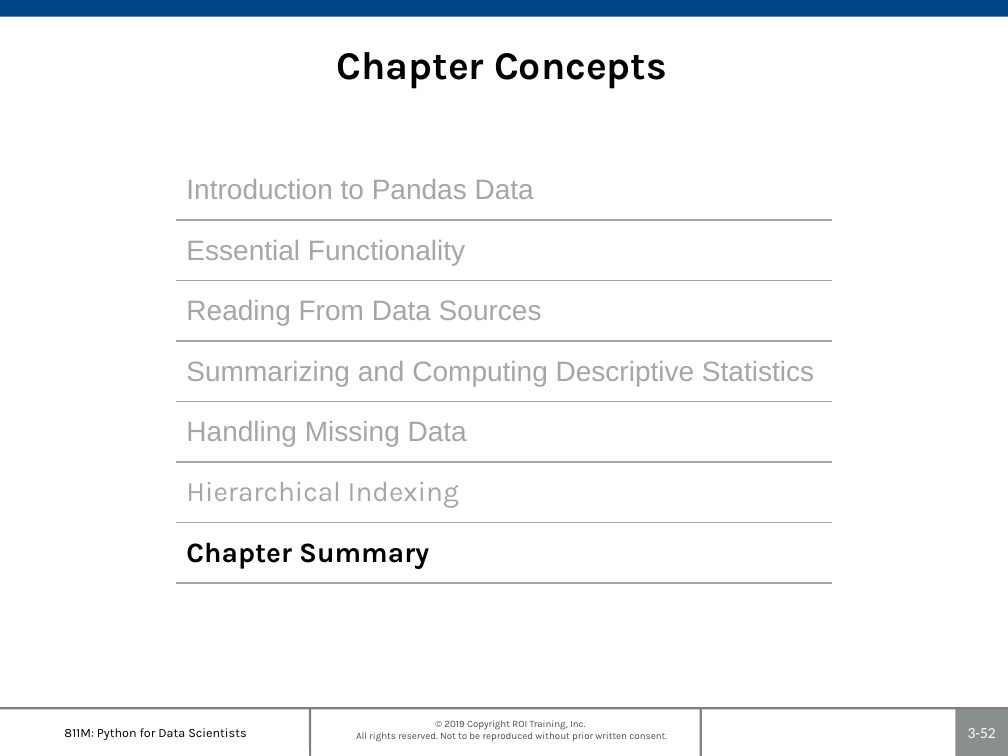
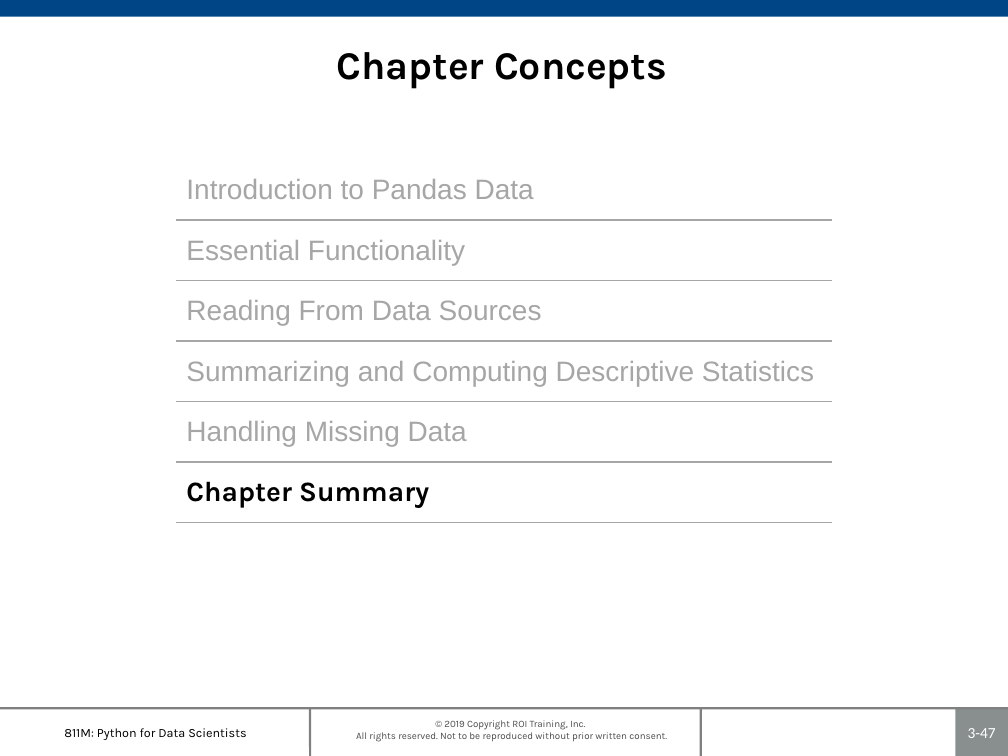
Before and after one commit to roitraining/PythonProgram, a slide deck: slide 47 of Day3-Pandas/Ch03_Pandas.pptx (slide 52 before the commit). Drawn at 1008x756 pixels with LibreOffice and Linux fonts; fonts in the diff are those of the drawing; background and template pictures are left out. Boxes give left, top, right and bottom in pixels: in the first picture for what was removed or moved away, otherwise in the second. Text is boxed around its words. In the diff, an @@ line names an element or a change of style, - is before the commit and + after.

```diff
--- a/Day3-Pandas/Ch03_Pandas.pptx
+++ b/Day3-Pandas/Ch03_Pandas.pptx
@@ table at box(176, 159, 832, 522) @@
-row 6: Hierarchical Indexing
@@ page number at box(968, 728, 996, 738): text changed @@
-3-52
+3-47
```
Also in this commit, not shown: 7 other slides changed, 5 slides removed.
